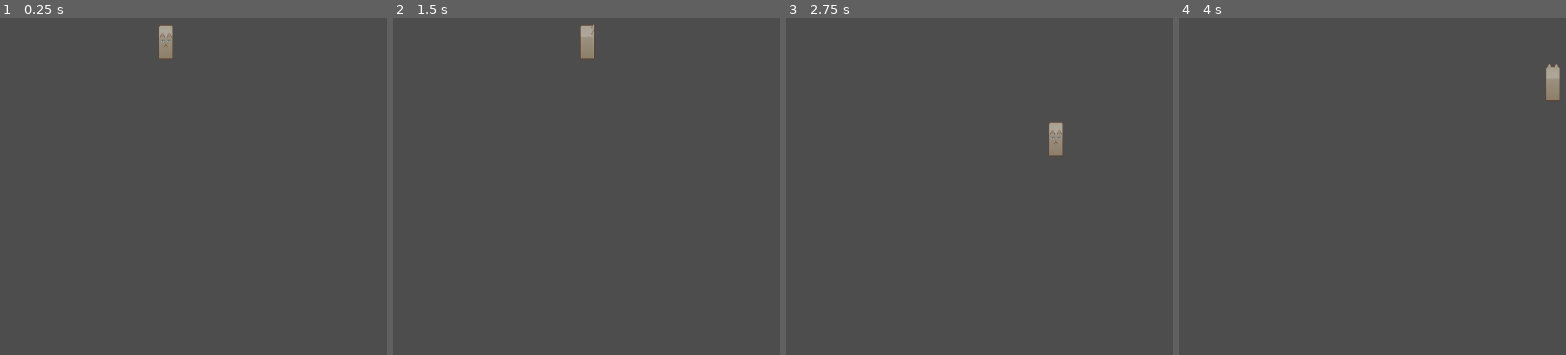
Above: before the commit, frames 1-4 (left to right).
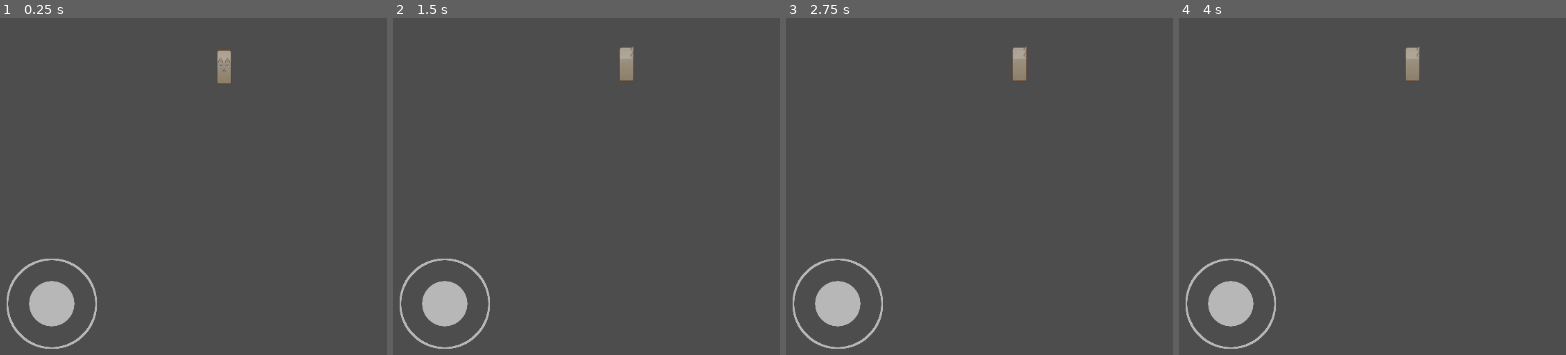
Above: after the commit, the same moments.

Repository: Amdersiteen/Despace
Game: Godot game, scene res://assets/main.tscn
Same seed, same stepped clock (60 frames per second), same inputs: the game is played once before the commit and once after it. Before the commit the project starts from res://assets/entity/player/player.tscn.
Inputs (mouse positions are in pixels of both pictures, inside the frame that each line leads up to):
- Up to frame 1 (0.25 s): no input
- Up to frame 2 (1.5 s): click (443, 304) at 0.52 s; tap Enter at 1.25 s; move the mouse to (outside the picture) at 1.27 s; hold Right (ui_right) from 1.28 s (still down)
- Up to frame 3 (2.75 s): move the mouse to (1006, 179) at 2.02 s; release Right (ui_right) at 2.03 s; hold Down (ui_down) from 2.03 s (still down)
- Up to frame 4 (4 s): move the mouse to (outside the picture) at 2.77 s; release Down (ui_down) at 2.78 s; hold Right (ui_right) 2.78-3.53 s; move the mouse to (1519, 247) at 3.52 s; hold Up (ui_up) from 3.53 s (still down)

The runs differ from the first frame. In frame 1, 2.6% of the frame differs, in the area x 1-60%, y 2-99%; in frame 2, 2.6%; in frame 3, 2.6%; in frame 4, 2.6%, in the area x 1-99%, y 8-99%.

Commit message:
Joystick early implementation need comment and better archi

Diff:
--- /dev/null
+++ b/assets/entity/joyStick/joystik.gd
@@ -0,0 +1,17 @@
+extends Node2D
+class_name joystick
+
+@onready var knob = $knob
+
+var joystick_relative_strenght
+var joystick_direction : Vector2
+
+# Called when the node enters the scene tree for the first time.
+func _ready():
+	pass
+
+
+# Called every frame. 'delta' is the elapsed time since the previous frame.
+func _process(delta):
+	joystick_relative_strenght = knob.joystick_relative_strenght
+	joystick_direction = knob.joystick_direction
--- /dev/null
+++ b/assets/entity/joyStick/joystik.tscn
@@ -0,0 +1,26 @@
+[gd_scene load_steps=5 format=3 uid="uid://crxv6ktafv42x"]
+
+[ext_resource type="Texture2D" uid="uid://dgak6qjbtt4bc" path="res://assets/entity/joyStick/Cercle externe.png" id="1_cumxr"]
+[ext_resource type="Script" path="res://assets/entity/joyStick/joystik.gd" id="1_miwax"]
+[ext_resource type="Texture2D" uid="uid://cbrixneg4v6cw" path="res://assets/entity/joyStick/Cercle interne.png" id="2_x3pns"]
+[ext_resource type="Script" path="res://assets/entity/joyStick/knob.gd" id="3_1dmgy"]
+
+[node name="JoyStik" type="Node2D"]
+script = ExtResource("1_miwax")
+
+[node name="external cercle" type="Sprite2D" parent="."]
+texture = ExtResource("1_cumxr")
+
+[node name="knob" type="Sprite2D" parent="."]
+texture = ExtResource("2_x3pns")
+script = ExtResource("3_1dmgy")
+
+[node name="Button" type="Button" parent="."]
+self_modulate = Color(1, 1, 1, 0)
+offset_left = -256.0
+offset_top = -256.0
+offset_right = 256.0
+offset_bottom = 256.0
+
+[connection signal="button_down" from="Button" to="knob" method="_on_button_button_down"]
+[connection signal="button_up" from="Button" to="knob" method="_on_button_button_up"]
--- /dev/null
+++ b/assets/entity/joyStick/knob.gd
@@ -0,0 +1,34 @@
+extends Sprite2D
+class_name knob
+
+@onready var parent = $".."
+@onready var button = $"../Button"
+
+var pressing = false
+
+var joystick_lenght
+var joystick_relative_strenght
+var joystick_direction : Vector2
+
+# Called when the node enters the scene tree for the first time.
+func _ready():
+	pass # Replace with function body.
+
+# Called every frame. 'delta' is the elapsed time since the previous frame.
+func _process(delta):
+
+	if pressing:
+		joystick_lenght = min(parent.scale.x * button.size.x / 2, (parent.global_position).distance_to(get_global_mouse_position()))
+		joystick_relative_strenght = joystick_lenght / (parent.scale.x * button.size.x / 2)
+		joystick_direction =(parent.global_position).direction_to(get_global_mouse_position())
+		global_position = joystick_direction * joystick_lenght + parent.global_position
+	else:
+		global_position = parent.global_position
+		joystick_relative_strenght = 0
+		joystick_direction =Vector2.ZERO
+
+func _on_button_button_down():
+	pressing = true
+
+func _on_button_button_up():
+	pressing = false
--- a/assets/entity/joystick/joystick.tscn
+++ /dev/null
@@ -1,14 +0,0 @@
-[gd_scene load_steps=3 format=3 uid="uid://sahssxxh4ypa"]
-
-[ext_resource type="Texture2D" uid="uid://dgnptmt5cc2i2" path="res://assets/entity/joystick/Cercle interieur.png" id="1_xxoa4"]
-[ext_resource type="Texture2D" uid="uid://diew86acjodyq" path="res://assets/entity/joystick/Cercle exterieur.png" id="2_ceare"]
-
-[node name="joystick" type="Node2D"]
-
-[node name="Sprite2D" type="Sprite2D" parent="."]
-self_modulate = Color(1, 1, 1, 0.352941)
-texture = ExtResource("1_xxoa4")
-
-[node name="Sprite2D2" type="Sprite2D" parent="."]
-self_modulate = Color(1, 1, 1, 0.352941)
-texture = ExtResource("2_ceare")
--- a/assets/entity/player/move_player.gd
+++ b/assets/entity/player/move_player.gd
@@ -3,15 +3,28 @@
 
 ## Stocke la direction par default.
 var direction: Vector2 = Vector2(0, 1)
+var _joystick: joystick
+var strenght = 1
 
 ## Vitesse constante à laquelle le personnage se déplace.
 const SPEED: float = 200.0 * 60
 
+func _init(_joy_stick: joystick):
+	print(_joy_stick)
+	if _joy_stick:
+		_joystick = _joy_stick
+
 # This function return the velocity based on the player input.
 func get_velocity(delta: float, _velocity: Vector2) -> Vector2:
 	# Gère l'entrée pour le mouvement directionnel
-	direction.x = Input.get_axis("ui_left", "ui_right")
-	direction.y = Input.get_axis("ui_up", "ui_down")
+
+	if _joystick :
+		direction = _joystick.joystick_direction
+		strenght = _joystick.joystick_relative_strenght
+	else:
+		direction.x = Input.get_axis("ui_left", "ui_right")
+		direction.y = Input.get_axis("ui_up", "ui_down")
+		strenght = 1
 
 	# Décélérer si aucune direction n'est fournie
 	if direction == Vector2.ZERO:
@@ -20,4 +33,4 @@
 		return _velocity
 
 	# Normalise la direction et appliquer la vitesse
-	return (direction).normalized() * SPEED * delta
+	return (direction).normalized() * strenght * SPEED * delta
--- a/assets/entity/player/player.gd
+++ b/assets/entity/player/player.gd
@@ -9,6 +9,7 @@
 
 ## Met en cache le nœud AnimationTree pour un accès rapide.
 @onready var animation_tree: AnimationTree = $AnimationTree
+@onready var JoyStick = $"../JoyStik"
 
 var animate_player: animate
 var move: move_player
@@ -18,7 +19,7 @@
 	set_motion_mode ( MOTION_MODE_FLOATING )
 
 	#instance of the behaviour class
-	move = move_player.new()
+	move = move_player.new(JoyStick)
 	animate_player = animate.new(animation_tree, move.direction)
 
 func _process(delta):
--- /dev/null
+++ b/assets/main.tscn
@@ -0,0 +1,13 @@
+[gd_scene load_steps=3 format=3 uid="uid://ea1ucrcq87ky"]
+
+[ext_resource type="PackedScene" uid="uid://3q0erb3p0x08" path="res://assets/entity/player/player.tscn" id="1_h7k7k"]
+[ext_resource type="PackedScene" uid="uid://crxv6ktafv42x" path="res://assets/entity/joyStick/joystik.tscn" id="2_671t6"]
+
+[node name="main" type="Node2D"]
+
+[node name="Player" parent="." instance=ExtResource("1_h7k7k")]
+position = Vector2(351, 193)
+
+[node name="JoyStik" parent="." instance=ExtResource("2_671t6")]
+position = Vector2(102, 535)
+scale = Vector2(0.255, 0.255)
--- a/project.godot
+++ b/project.godot
@@ -11,7 +11,7 @@
 [application]
 
 config/name="Despace"
-run/main_scene="res://assets/entity/player/player.tscn"
+run/main_scene="res://assets/main.tscn"
 config/features=PackedStringArray("4.1", "Mobile")
 config/icon="res://icon.svg"
 
Binary file added: assets/entity/joyStick/Cercle externe.png
Not shown, changed: assets/entity/joyStick/Cercle externe.png.import
Binary file added: assets/entity/joyStick/Cercle interne.png
Not shown, changed: assets/entity/joyStick/Cercle interne.png.import
Binary file removed: assets/entity/joystick/Cercle exterieur.png
Binary file removed: assets/entity/joystick/Cercle interieur.png
Not shown, added: assets/entity/player/Player.png.import
Not shown, added: assets/entity/joyStick/Cercle externe.xcf
Not shown, removed: assets/entity/joystick/Cercle.xcf
Not shown, added: assets/mai321C.tmp
Not shown, added: assets/maiEE66.tmp
